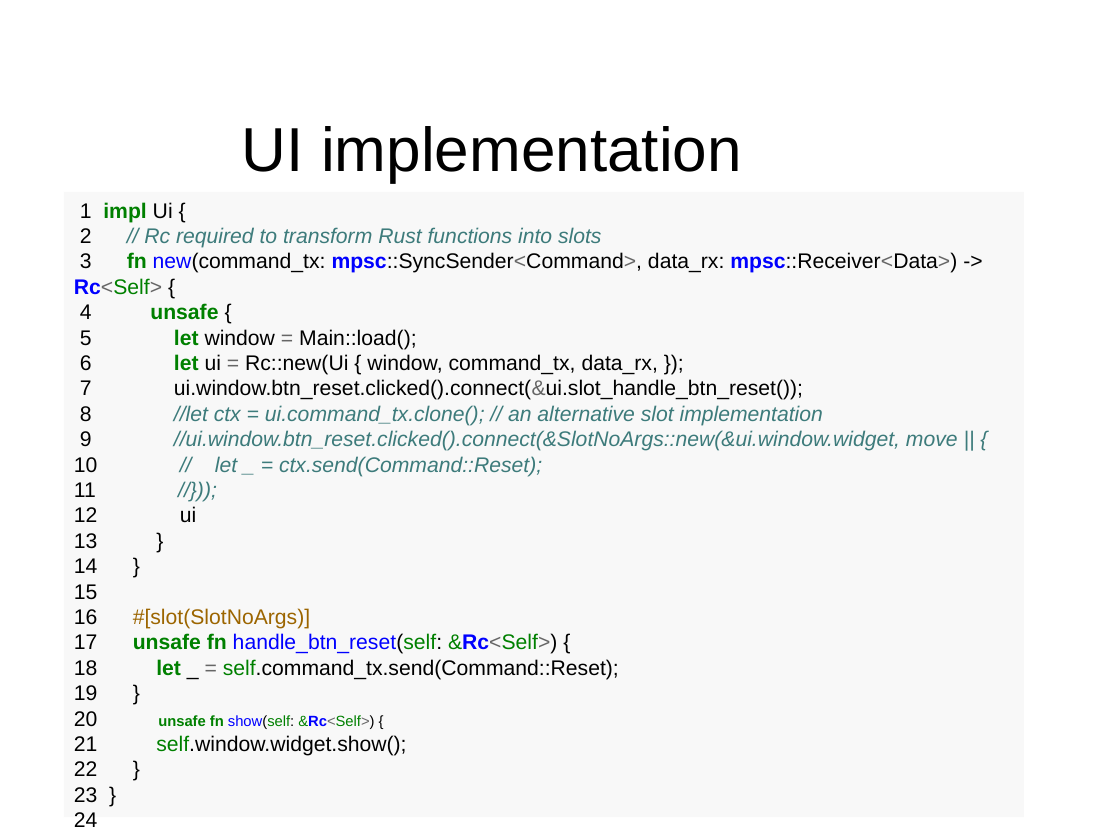
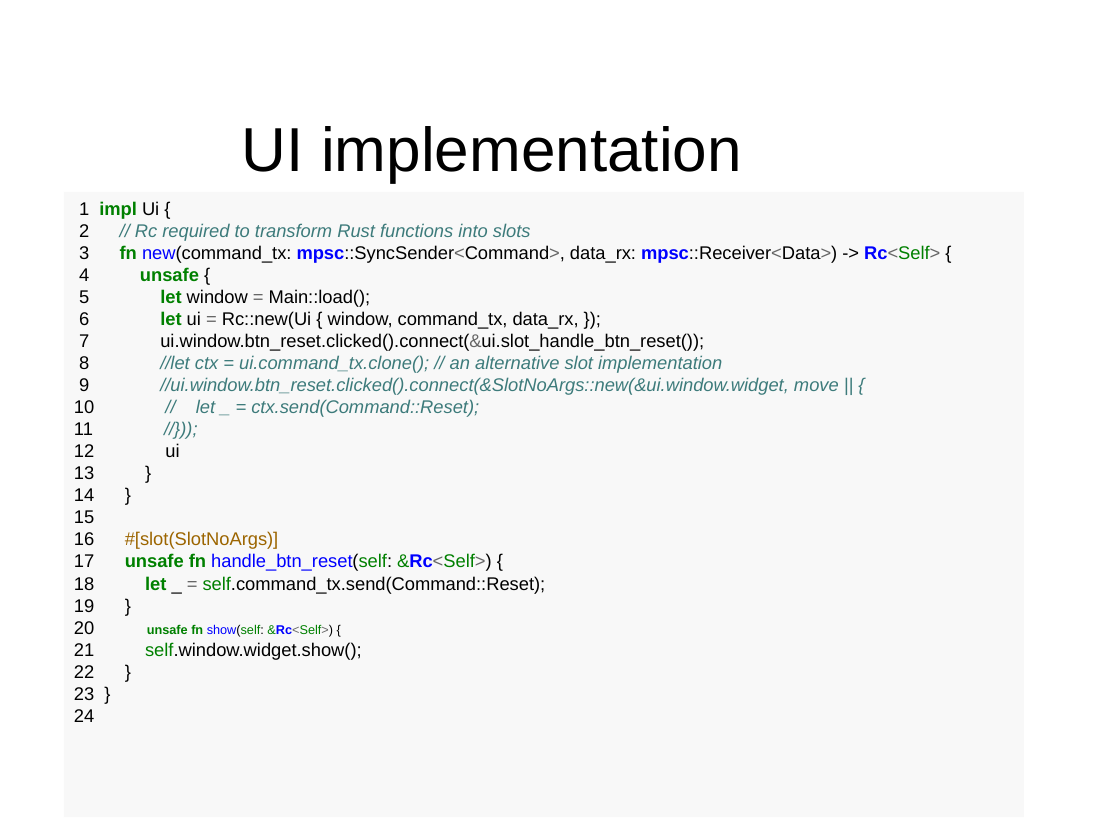
Before and after one commit to divi255/qtx, a slide deck: slide 11 of pres.odp. Drawn at 1120x840 pixels with LibreOffice and Linux fonts; fonts in the diff are those of the drawing; background and template pictures are left out. Boxes give left, top, right and bottom in pixels: in the first picture for what was removed or moved away, otherwise in the second. Text is boxed around its words. In the diff, an @@ line names an element or a change of style, - is before the commit and + after.

Commit message:
fmt

```diff
--- a/pres.odp
+++ b/pres.odp
@@ rectangle "1 impl Ui {" at [64, 192, 1024, 817]: size 15 to 13 pt; size 10.5 to 9 pt in "unsafe fn show(self: &Rc<Self>) {" @@
```
